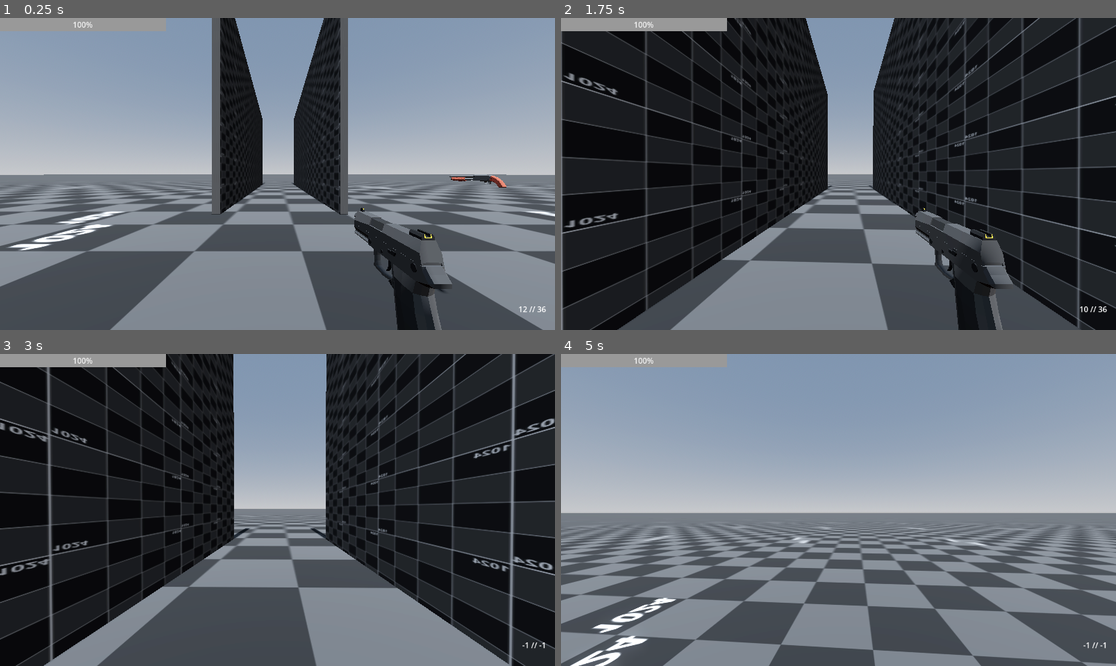
Above: before the commit, frames 1-4 (two rows, left to right).
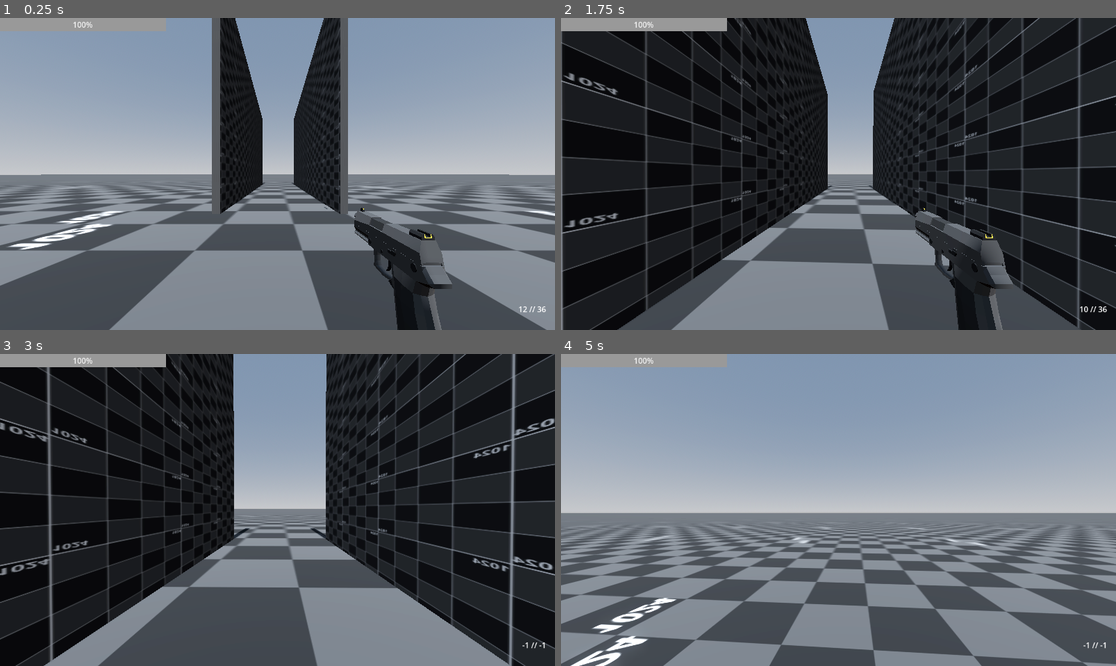
Above: after the commit, the same moments.

Repository: fallendynasty/nuclear
Game: Godot game, scene res://scenes/prototyping.tscn
Two runs of this game, one before a commit and one after it. Both use one fixed random seed, a clock stepped at 60 frames per second and the inputs below.
Inputs (mouse positions are in pixels of both pictures, inside the frame that each line leads up to):
- Up to frame 1 (0.25 s): no input
- Up to frame 2 (1.75 s): tap Enter (ui_accept) at 0.5 s; move the mouse to (866, 174) at 0.52 s; hold W (forward) from 0.53 s (still down); click (866, 174) at 0.6 s; tap Space (jump) at 0.77, 1.52 s; move the mouse to (810, 174) at 1.27 s; click (810, 174) at 1.35 s
- Up to frame 3 (3 s): keep holding W (forward); move the mouse to (288, 503) at 2.02 s; tap G (drop_item) at 2.1 s; click (288, 503) at 2.3 s; move the mouse to (271, 516) at 2.77 s; tap F (interact) at 2.85 s
- Up to frame 4 (5 s): keep holding W (forward); tap Space (jump) at 3.02, 3.77, 4.52 s; click (832, 516) at 3.05 s; move the mouse to (877, 513) at 3.52 s; tap Shift (slide) at 3.6 s; click (877, 513) at 3.8 s; tap R (reload) at 4.15 s; move the mouse to (794, 506) at 4.27 s; tap Ctrl (sprint) at 4.35 s; click (794, 506) at 4.55 s

The runs differ from the first frame. In frame 1, 2.1% of the frame differs, in the area x 0-100%, y 0-100%; in frame 2, less than 0.1%; in frame 3, less than 0.1%; in frame 4, 0.2%.
Error after the commit: Invalid access to property or key 'gun_attack_timer' on a base object of type 'Nil'. (res://entities/player/weapon_manager/weapon_manager.gd:44)

Commit message:
added assault rifle under sniper folder lol, automated firing and reloading

Diff:
--- a/entities/player/weapon_manager/weapon_manager.gd
+++ b/entities/player/weapon_manager/weapon_manager.gd
@@ -39,6 +39,14 @@
 	swapped.connect(player.hud_ui.update_ammo_label)
 	swap_to(0)
 
+func _process(delta: float) -> void:
+	# handle attacking
+	if Input.is_action_pressed(player.INPUT_ATTACK) and get_current_weapon_model().gun_attack_timer.is_stopped():
+		if get_current_weapon_model().is_automatic:
+			attack()
+		elif Input.is_action_just_pressed(player.INPUT_ATTACK):
+			attack()
+
 func attack() -> void:
 	var weapon := get_current_weapon_model()
 	if weapon == null:
@@ -62,7 +70,7 @@
 		return
 
 	weapon._on_reload()
-	# ...
+	await get_tree().create_timer(weapon.reload_duration_ms / 1000.0).timeout
 	reloaded.emit(get_current_weapon_model())
 
 ## drop current weapon
@@ -154,8 +162,6 @@
 			print("unable to equip ", new_weapon_model, " (weapon slots full)")
 
 func _input(event: InputEvent) -> void:
-	if Input.is_action_just_pressed(player.INPUT_ATTACK) and not (event is InputEventMouseMotion):
-		attack()
 	if Input.is_action_just_pressed(player.INPUT_RELOAD):
 		reload()
 	scan_for_new_weapons()
--- a/entities/weapons/pistol/pistol.tres
+++ b/entities/weapons/pistol/pistol.tres
@@ -15,7 +15,7 @@
 damage_per_shot = 10.0
 ammo_per_magazine = 12
 magazine_count = 4
-gunshot_duration_ms = 0.0
+gunshot_duration_ms = 100.0
 is_automatic = false
 reload_duration_ms = 0.0
 bullets_per_shot = 1
--- a/entities/weapons/shotgun/shotgun.tres
+++ b/entities/weapons/shotgun/shotgun.tres
@@ -15,7 +15,8 @@
 damage_per_shot = 10.0
 ammo_per_magazine = 2
 magazine_count = 3
-gunshot_duration = 0.0
+gunshot_duration_ms = 100.0
 is_automatic = false
+reload_duration_ms = 0.0
 bullets_per_shot = 8
 spread = 15.0
--- /dev/null
+++ b/entities/weapons/sniper/rifle_assault.tres
@@ -0,0 +1,22 @@
+[gd_resource type="Resource" script_class="WeaponResource" load_steps=3 format=3 uid="uid://jl6hipaygagy"]
+
+[ext_resource type="PackedScene" uid="uid://cad662bmia03c" path="res://entities/weapons/sniper/rifle_assault.tscn" id="1_g06tq"]
+[ext_resource type="Script" path="res://entities/weapons/weapon_resource.gd" id="1_x0vhx"]
+
+[resource]
+script = ExtResource("1_x0vhx")
+name = &"assault rifle"
+position = Vector3(0.55, -0.333, -0.75)
+rotation = Vector3(0, 0, 0)
+collision_size = Vector3(0.160059, 0.262413, 0.767552)
+collision_position = Vector3(-0.003, -0.039, 0.01)
+collision_rotation = Vector3(0, 0, 0)
+model = ExtResource("1_g06tq")
+damage_per_shot = 30.0
+ammo_per_magazine = 50
+magazine_count = 3
+gunshot_duration_ms = 100.0
+is_automatic = true
+reload_duration_ms = 1000.0
+bullets_per_shot = 1
+spread = 0.0
--- /dev/null
+++ b/entities/weapons/sniper/rifle_assault.tscn
@@ -0,0 +1,14 @@
+[gd_scene load_steps=3 format=3 uid="uid://cad662bmia03c"]
+
+[ext_resource type="PackedScene" uid="uid://2mwbnfbbmbex" path="res://entities/weapons/sniper/Rifle_Assault_West.glb" id="1_cmfgc"]
+
+[sub_resource type="BoxShape3D" id="BoxShape3D_tpe34"]
+size = Vector3(0.160059, 0.262413, 0.767552)
+
+[node name="Rifle_Assault_West2" instance=ExtResource("1_cmfgc")]
+
+[node name="Area3D" type="Area3D" parent="." index="1"]
+
+[node name="CollisionShape3D" type="CollisionShape3D" parent="Area3D" index="0"]
+transform = Transform3D(1, 0, 0, 0, 1, 0, 0, 0, 1, -0.0025183, -0.0387517, 0.0100525)
+shape = SubResource("BoxShape3D_tpe34")
--- a/entities/weapons/weapon_model.gd
+++ b/entities/weapons/weapon_model.gd
@@ -17,9 +17,14 @@
 ## the amount of ammo unused (excluding the ammo in the current magazine)
 var ammo_remaining: int
 
+## variables relating to attacking and reloading and their timers
+var gun_attack_timer: Timer
+var gunshot_duration_ms: float
+var is_automatic: bool
+var reload_duration_ms: float
+
 func _ready() -> void:
 	assert(weapon_resource != null, "weapon_resource is null. Preload the resource instead")
-
 	weapon_name = weapon_resource.name
 	collision_shape.position = weapon_resource.collision_position
 	collision_shape.rotation = weapon_resource.collision_rotation
@@ -29,9 +34,11 @@
 	ammo_per_magazine = weapon_resource.ammo_per_magazine
 	ammo_count = ammo_per_magazine
 	ammo_remaining = (ammo_per_magazine * weapon_resource.magazine_count) - ammo_count
-	# ... TODO more values from resource ...
-	# mass = ...
-	# ...
+
+	gunshot_duration_ms = weapon_resource.gunshot_duration_ms
+	print(gunshot_duration_ms, weapon_resource.gunshot_duration_ms, weapon_name)
+	is_automatic = weapon_resource.is_automatic
+	reload_duration_ms = weapon_resource.reload_duration_ms
 
 	label.billboard = BaseMaterial3D.BILLBOARD_ENABLED
 	label.position = collision_shape.position
@@ -55,6 +62,13 @@
 	label.text = ""
 	set_freeze_enabled(true)
 
+	gun_attack_timer = Timer.new()  # Create a new Timer instance
+	print(gunshot_duration_ms)
+	gun_attack_timer.wait_time = gunshot_duration_ms/1000  # Set the delay
+	gun_attack_timer.one_shot = true # runs once every time it's started and stops
+	gun_attack_timer.autostart = true # initial gun delay
+	add_child(gun_attack_timer)  # Attach it to the gun node
+
 func _on_drop(force: Vector3) -> void:
 	is_equipped = false
 	set_freeze_enabled(false)
@@ -66,6 +80,7 @@
 
 func _on_attack(origin: Vector3, look_direction: Vector3, hitscan_distance: float = 1000) -> void:
 	# check if enough ammo
+	gun_attack_timer.start()
 	if ammo_count <= 0:
 		print("[WeaponModel %s] I NEED MORE BOOLETS" % self.weapon_name)
 		return
--- a/entities/weapons/weapon_resource.gd
+++ b/entities/weapons/weapon_resource.gd
@@ -25,7 +25,7 @@
 @export var ammo_per_magazine: int
 @export var magazine_count: int
 ## time in milliseconds before player can shoot again
-@export var gunshot_duration_ms: float
+@export var gunshot_duration_ms: float = 100
 @export var is_automatic: bool
 @export var reload_duration_ms: float
 
--- a/scenes/prototyping.tscn
+++ b/scenes/prototyping.tscn
@@ -9,6 +9,7 @@
 [ext_resource type="PackedScene" uid="uid://qmyw62h2ql3b" path="res://entities/dummy_target/dummy_target.tscn" id="7_eke45"]
 [ext_resource type="PackedScene" uid="uid://cydqomi6hfvqr" path="res://entities/weapons/weapon_model.tscn" id="8_mhttq"]
 [ext_resource type="Resource" uid="uid://owrb7xt82e0e" path="res://entities/weapons/shotgun/shotgun.tres" id="9_gmkjt"]
+[ext_resource type="Resource" uid="uid://jl6hipaygagy" path="res://entities/weapons/sniper/rifle_assault.tres" id="10_sr6tv"]
 
 [sub_resource type="ProceduralSkyMaterial" id="ProceduralSkyMaterial_p6ibe"]
 sky_horizon_color = Color(0.64625, 0.65575, 0.67075, 1)
@@ -78,7 +79,7 @@
 radial_segments = 24
 
 [node name="floor" type="CSGBox3D" parent="."]
-transform = Transform3D(1, 0, 0, 0, 1, 0, 0, 0, 1, 0, -5.78724, 0)
+transform = Transform3D(1, 0, 0, 0, 1, 0, 0, 0, 1, 0.00862026, -5.78778, 0.0051403)
 use_collision = true
 size = Vector3(1000, 11.3115, 1000)
 material = SubResource("StandardMaterial3D_0rfyi")
@@ -153,7 +154,12 @@
 [node name="DummyTarget" parent="." instance=ExtResource("7_eke45")]
 transform = Transform3D(1, 0, 0, 0, 1, 0, 0, 0, 1, 0.944851, 1, -19.939)
 
-[node name="WeaponModel" parent="." node_paths=PackedStringArray("player") instance=ExtResource("8_mhttq")]
-transform = Transform3D(1, 0, 0, 0, 1, 0, 0, 0, 1, 7.92402, 1.59592, -29.4497)
+[node name="shotgun" parent="." node_paths=PackedStringArray("player") instance=ExtResource("8_mhttq")]
+transform = Transform3D(1, 0, 0, 0, 1, 0, 0, 0, 1, 7.94369, 11.7737, -29.5018)
 weapon_resource = ExtResource("9_gmkjt")
 player = NodePath("../Player")
+
+[node name="assault rifle" parent="." node_paths=PackedStringArray("player") instance=ExtResource("8_mhttq")]
+transform = Transform3D(1, 0, 0, 0, 1, 0, 0, 0, 1, 3.16765, 7.78124, -30.2404)
+weapon_resource = ExtResource("10_sr6tv")
+player = NodePath("../Player")
Binary file added: entities/weapons/sniper/Rifle_Assault_West.glb
Not shown, added: entities/weapons/sniper/Rifle_Assault_West.glb.import
Not shown: 1 places in scenes/prototyping.tscn that only renumber resources
Not shown, changed: TODO.md
